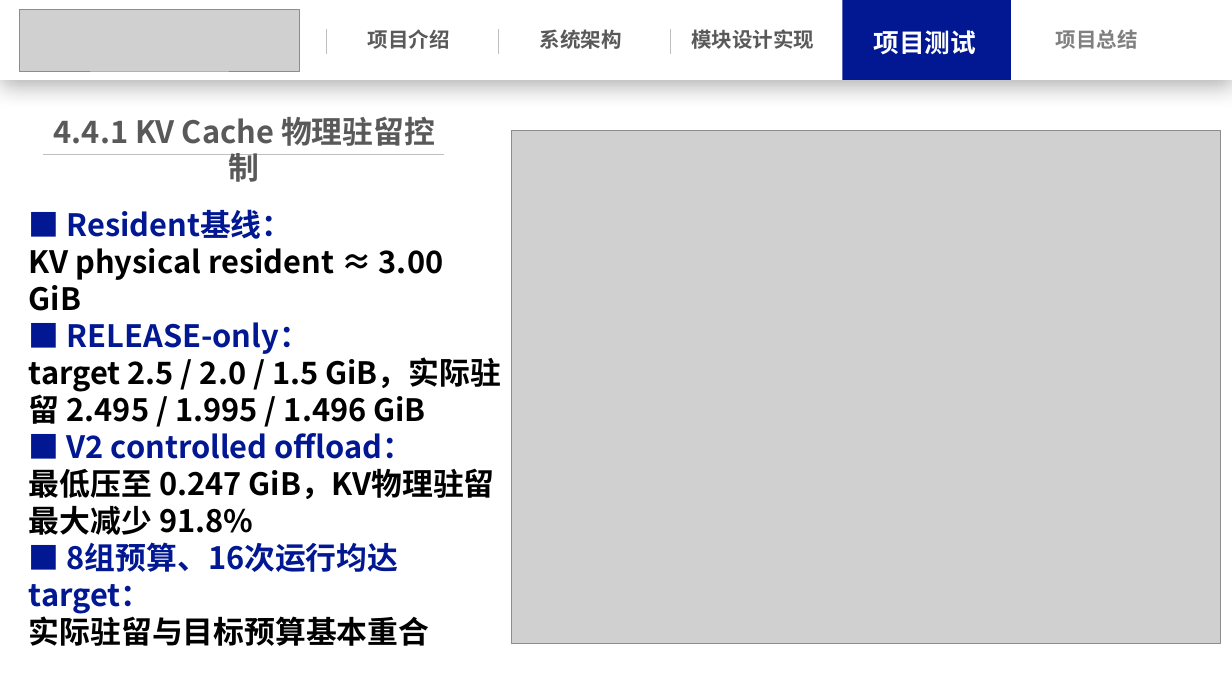
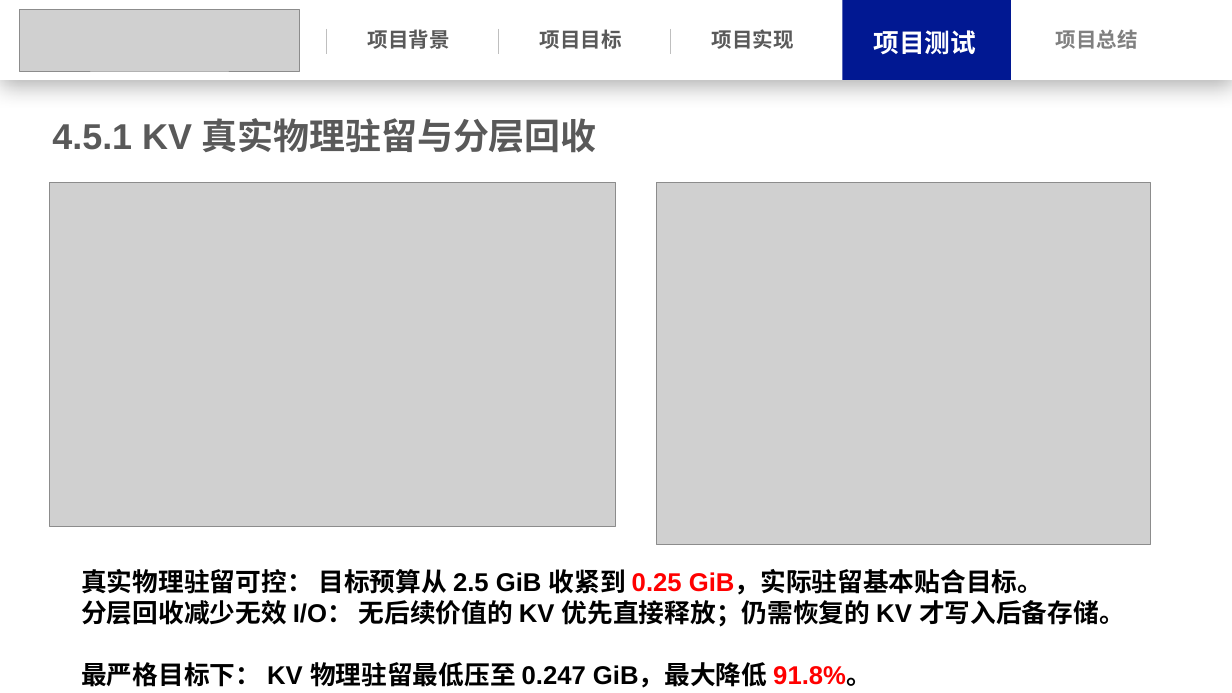
Before and after one commit to Leslie-1341/llama.cpp, a slide deck: slide 28 of docs/操作系统功能赛.pptx (slide 31 before the commit). Drawn at 1232x693 pixels with LibreOffice and Linux fonts; fonts in the diff are those of the drawing; grey boxes stand for pictures. Boxes give left, top, right and bottom in pixels: in the first picture for what was removed or moved away, otherwise in the second. Text is boxed around its words. In the diff, an @@ line names an element or a change of style, - is before the commit and + after.

```diff
--- a/docs/操作系统功能赛.pptx
+++ b/docs/操作系统功能赛.pptx
@@ text at box(368, 29, 450, 49): text changed; font Noto Sans CJK SC to Arial @@
-项目介绍
+项目背景
@@ text at box(540, 29, 622, 49): text changed; font Noto Sans CJK SC to Arial @@
-系统架构
+项目目标
@@ text at box(712, 29, 794, 49): text changed; font Noto Sans CJK SC to Arial @@
-模块设计实现
+项目实现
@@ text at box(52, 118, 597, 153): text changed; size 24 to 28 pt; font Noto Sans CJK SC to Arial @@
-4.4.1 KV Cache 物理驻留控制
+4.5.1 KV 真实物理驻留与分层回收
@@ picture removed at box(511, 131, 1220, 644) @@
@@ line removed from (43, 154) to (444, 154) @@
@@ text removed at box(29, 209, 501, 646) @@
-■ Resident基线：
-KV physical resident ≈ 3.00 GiB
-■ RELEASE-only：
-target 2.5 / 2.0 / 1.5 GiB，实际驻留 2.495 / 1.995 / 1.496 GiB
-■ V2 controlled offload：
-最低压至 0.247 GiB，KV物理驻留最大减少 91.8%
-■ 8组预算、16次运行均达target：
-实际驻留与目标预算基本重合
@@ picture added at box(49, 182, 616, 526) @@
@@ picture added at box(656, 182, 1151, 544) @@
@@ text added at box(81, 569, 1125, 688), 20 pt, text #000000, bold @@
+真实物理驻留可控： 目标预算从 2.5 GiB 收紧到 0.25 GiB，实际驻留基本贴合目标。
+分层回收减少无效 I/O： 无后续价值的 KV 优先直接释放；仍需恢复的 KV 才写入后备存储。
+最严格目标下： KV 物理驻留最低压至 0.247 GiB，最大降低 91.8%。
```
Also in this commit, not shown: 27 other slides changed, 8 slides added, 11 slides removed, 3 other files.
